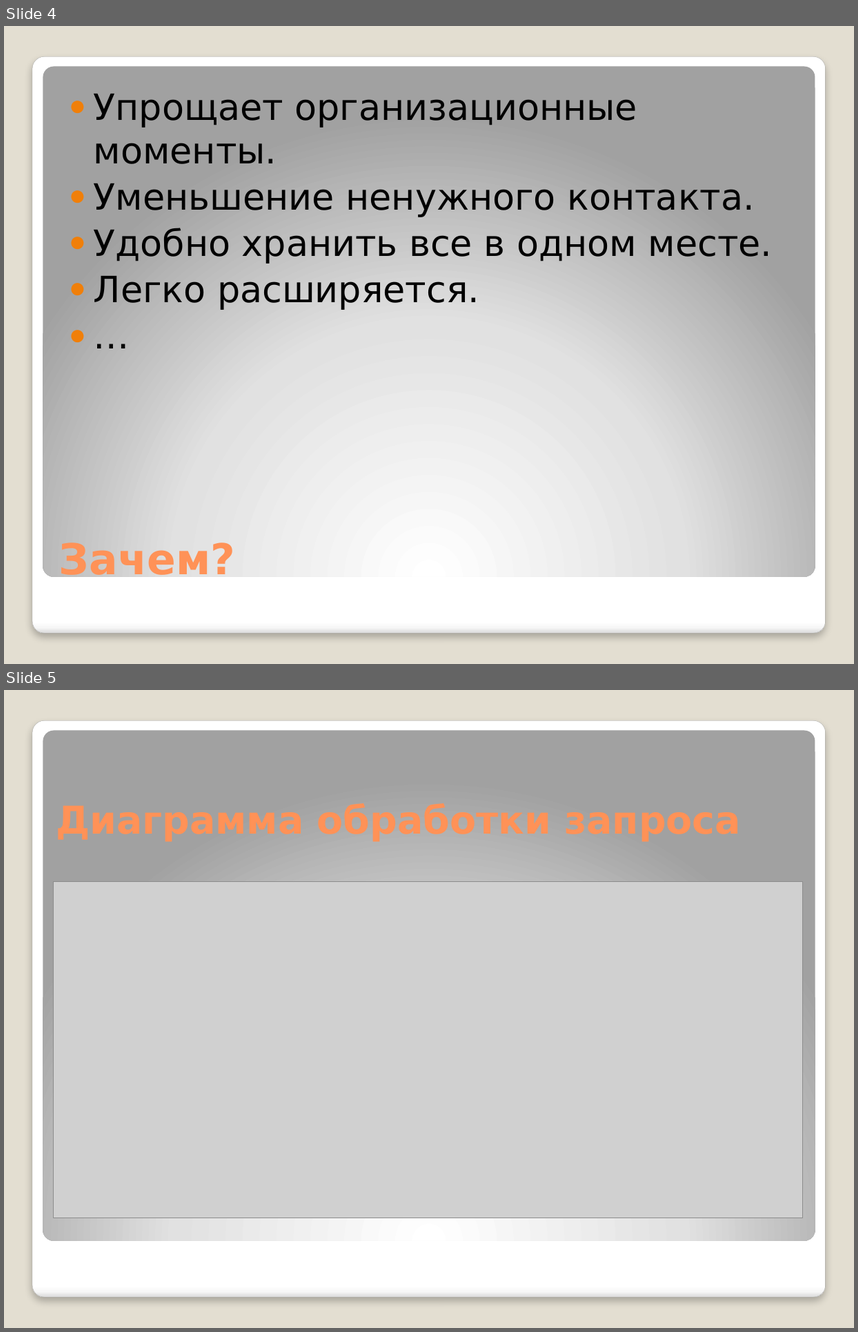
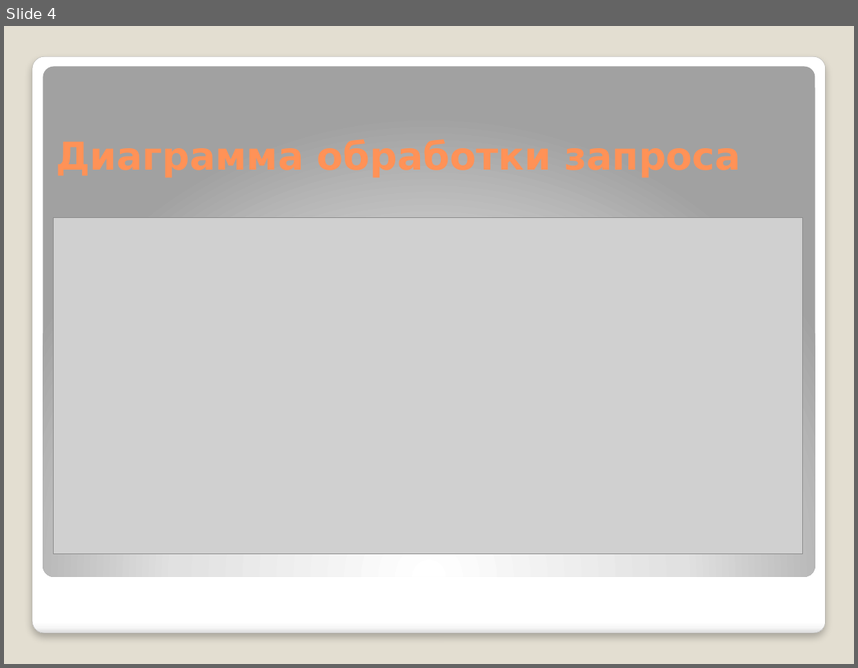
Before and after one commit to AlexandrSinitsyn/VK-bot, a slide deck: Presentation.pptx. Shown one above the other, each under a label of ours: slides 4 and 5 before the commit, slide 4 after it. The pictures are 858x1332 and 858x668 pixels, drawn with LibreOffice and Linux fonts; fonts in the diff are those of the drawing; grey boxes stand for pictures. Boxes give left, top, right and bottom in pixels: in the first picture for what was removed or moved away, otherwise in the second. Text is boxed around its words. In the diff, an @@ line names an element or a change of style, - is before the commit and + after.

```diff
--- a/Presentation.pptx
+++ b/Presentation.pptx
@@ slide 4 removed at [4, 26, 854, 664], background #E3DED1; not listed: 2 template elements that a slide beside it also shows @@
@@ text removed at [94, 94, 773, 310] @@
-● Упрощает организационные моменты.
-● Уменьшение ненужного контакта.
-● Удобно хранить все в одном месте.
-● Легко расширяется.
-● …
@@ title removed at [59, 540, 235, 584] @@
-Зачем?
@@ what was slide 5 is now slide 4 @@
```
Also in this commit, not shown: 3 slides changed, 3 slides added, 2 other files.
